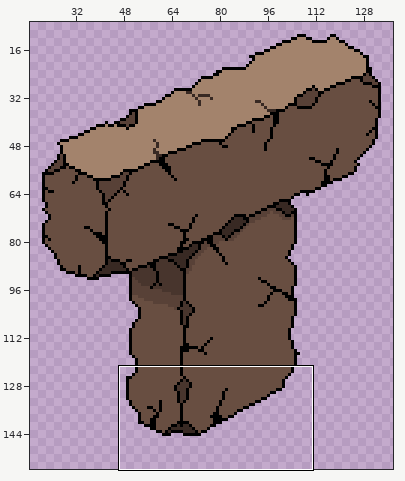
Two versions of one pixel-art file, Assets/Graphics/Enviroment/Monoliths/Aseprite Files/T_Brick1_Göbeklitepe.aseprite. Above: a wide view before the commit, with the close-up outlined.
Close-up. Earlier state:
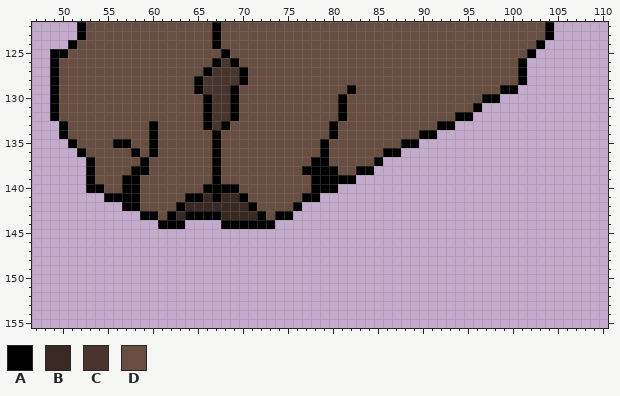
160x160 pixels, 1 frame. Shown: x 47..110, y 122..155. The wide view leaves out empty margins.
Palette (. is transparent): A #000000  B #382923  C #48352d  D #684e41
Pixels before, first column x 49:
122 ...ADDDDDDDDDDDDDDADDDDDDDDDDDDDDDDDDDDDDDDDDDDDDDDDDDDA
123 ...ADDDDDDDDDDDDDDADDDDDDDDDDDDDDDDDDDDDDDDDDDDDDDDDDDDA
124 ..ADDDDDDDDDDDDDDDADDDDDDDDDDDDDDDDDDDDDDDDDDDDDDDDDDDA.
125 AADDDDDDDDDDDDDDDDDADDDDDDDDDDDDDDDDDDDDDDDDDDDDDDDDDA..
126 ADDDDDDDDDDDDDDDDDACADDDDDDDDDDDDDDDDDDDDDDDDDDDDDDDA...
127 ADDDDDDDDDDDDDDDDACCCADDDDDDDDDDDDDDDDDDDDDDDDDDDDDDA...
128 ADDDDDDDDDDDDDDDACCCCADDDDDDDDDDDDDDDDDDDDDDDDDDDDDDA...
129 ADDDDDDDDDDDDDDDACCCADDDDDDDDDDDDADDDDDDDDDDDDDDDDAA....
130 ADDDDDDDDDDDDDDDDACCADDDDDDDDDDDADDDDDDDDDDDDDDDAA......
131 ADDDDDDDDDDDDDDDDACCADDDDDDDDDDDADDDDDDDDDDDDDDA........
132 ADDDDDDDDDDDDDDDDACCADDDDDDDDDDDADDDDDDDDDDDDAA.........
133 .ADDDDDDDDDADDDDDACADDDDDDDDDDDADDDDDDDDDDDAA...........
134 .ADDDDDDDDDADDDDDDADDDDDDDDDDDDADDDDDDDDDAA.............
135 ..ADDDDAADDADDDDDDADDDDDDDDDDDADDDDDDDDAA...............
136 ...ADDDDDADADDDDDDADDDDDDDDDDDADDDDDDAA.................
137 ....ADDDDDADDDDDDDADDDDDDDDDDAADDDDDA...................
138 ....ADDDDAADDDDDDDADDDDDDDDDAAAADDAA....................
139 ....ADDDAADDDDDDDDADDDDDDDDDDAAAAA......................
140 ....AADDAADDDDDDDAAAADDDDDDDDAAA........................
141 ......AAAADDDDDAABABBADDDDDDAA..........................
142 ........AADDDDABBBBBBBADDDDA............................
143 ..........AADABAAAABBBBADAA.............................
144 ............AAA....AAAAAA...............................
The same view after the edit:
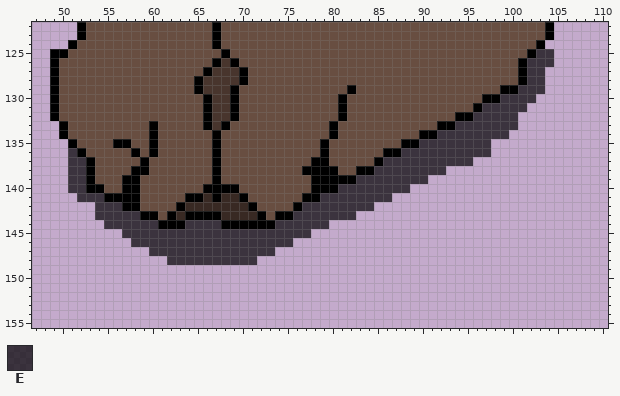
Colours new in this view: E #000000b2
Changes in this commit:
layer "Layer 2" added
Layer "Layer 2":
There is now colour E in row 125 at x 103 to 104; in row 126 at x 102 to 104; in rows 127 to 128 at x 102 to 103; in row 129 at x 101 to 103; in row 130 at x 99 to 102; in row 131 at x 97 to 101.
There is now colour E in row 132 at x 96 to 100; in row 133 at x 94 to 100; in row 134 at x 92 to 99; in row 135 at x 90 to 97; in row 136 at x 51 and 88 to 97; in row 137 at x 51 to 52 and 86 to 95.
There is now colour E in row 138 at x 51 to 52 and 85 to 92; in row 139 at x 51 to 52 and 83 to 90; in row 140 at x 51 to 52 and 81 to 88; in row 141 at x 52 to 54 and 79 to 86; in row 142 at x 54 to 56 and 77 to 84; in row 143 at x 54 to 58 and 76 to 82.
There is now colour E in row 144 at x 55 to 60, 64 to 67 and 74 to 79; in row 145 at x 57 to 77; in row 146 at x 58 to 75; in row 147 at x 60 to 73; in row 148 at x 62 to 71.
Changed places in both close-ups, as pixel boxes (x1, y1, x2, y2):
added: (68, 49, 554, 265)
